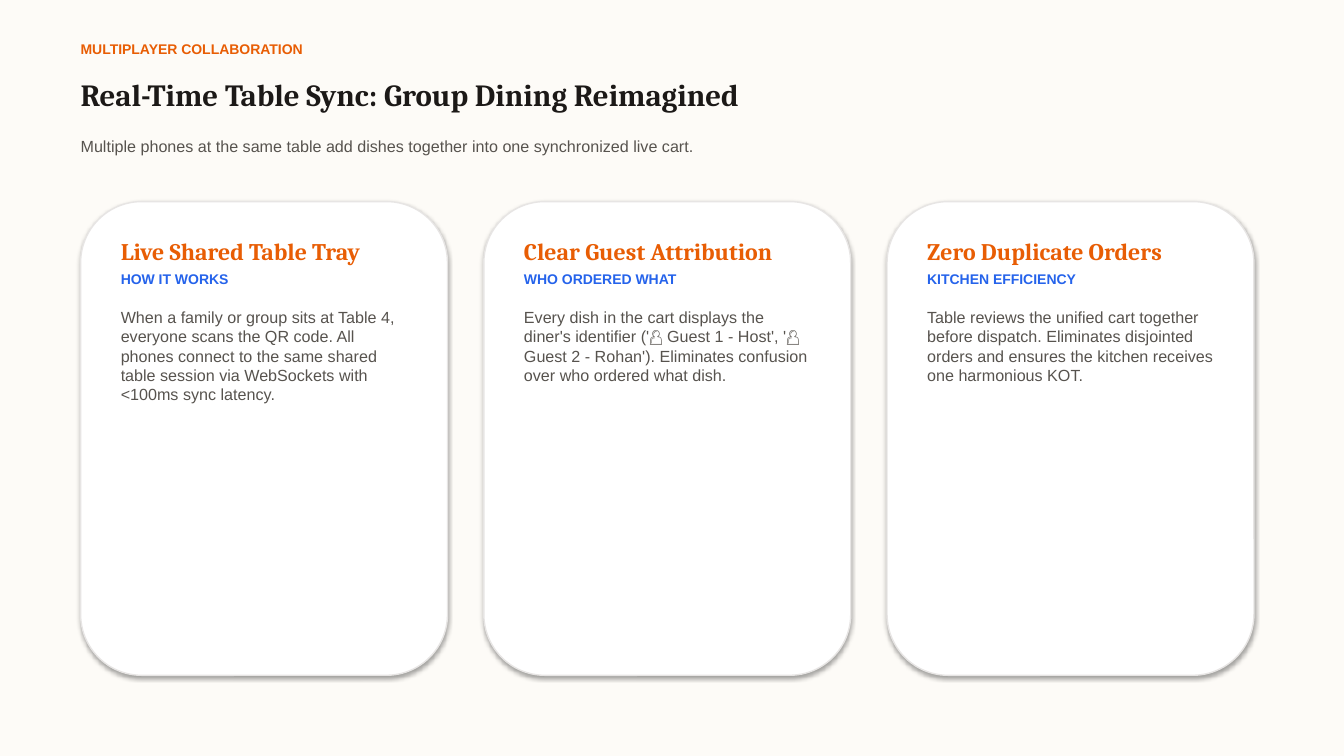
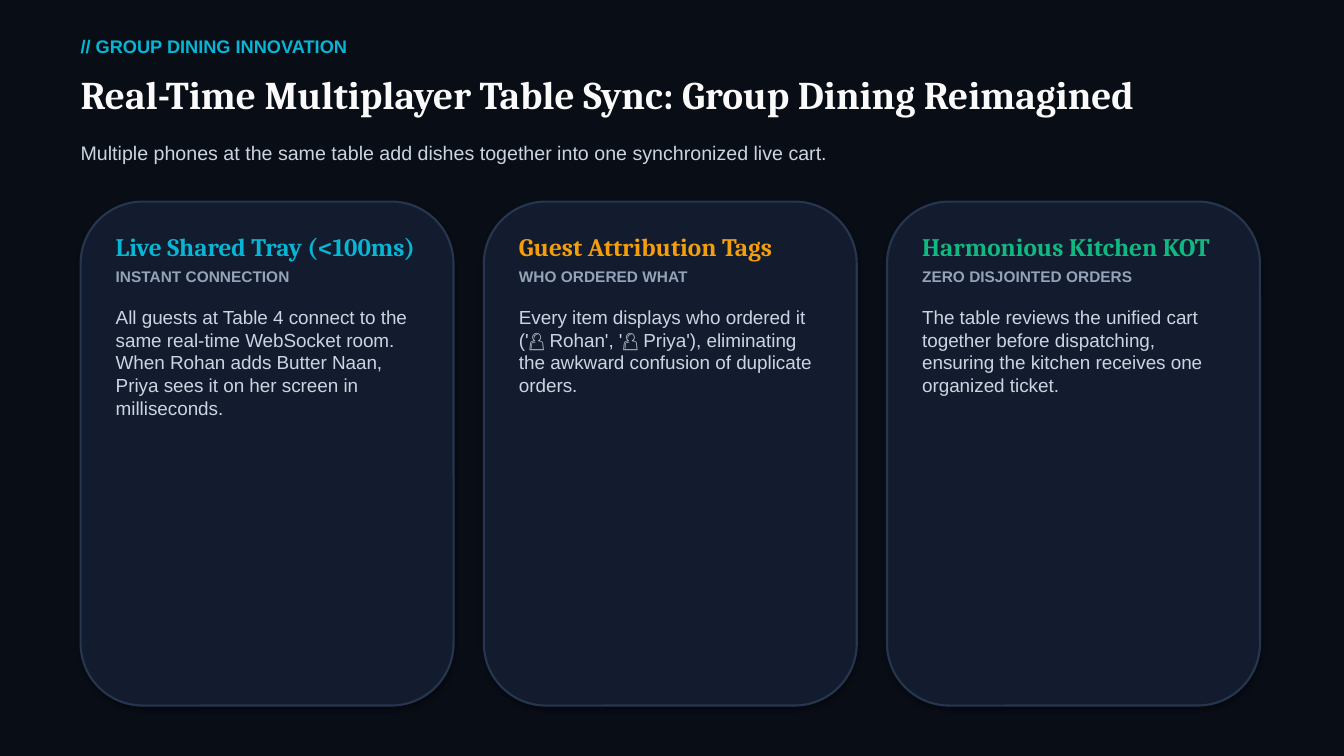
Before and after one commit to Stgtrgjrccx/menuz, a slide deck: slide 5 of public/menuz_executive_pitch_deck.pptx (slide 4 before the commit). Drawn at 1344x756 pixels with LibreOffice and Linux fonts; fonts in the diff are those of the drawing. Boxes give left, top, right and bottom in pixels: in the first picture for what was removed or moved away, otherwise in the second. Text is boxed around its words. In the diff, an @@ line names an element or a change of style, - is before the commit and + after.

```diff
--- a/public/menuz_executive_pitch_deck.pptx
+++ b/public/menuz_executive_pitch_deck.pptx
@@ rectangle at [0, 0, 1344, 756]: fill #FDFBF7 to #090D16 @@
@@ text removed at [81, 44, 302, 54] @@
-MULTIPLAYER COLLABORATION
@@ text added at [96, 40, 347, 53], 13 pt, text #06B6D4, bold @@
+// GROUP DINING INNOVATION
@@ text at [81, 81, 1134, 118]: text changed; size 22 to 28 pt; text colour #1C1917 to #FAFAFA @@
-Real-Time Table Sync: Group Dining Reimagined
+Real-Time Multiplayer Table Sync: Group Dining Reimagined
@@ text "Multiple phones at the same ..." at [81, 145, 827, 164]: size 11.5 to 14 pt, text colour #57534E to #CBD5E1 @@
@@ rounded rectangle: place and size @@
-rounded rectangle at [81, 202, 448, 676]
+rounded rectangle at [81, 202, 454, 706]
@@ fill #FFFFFF to #131C2E; outline #E7E5E4 1 pt to #27364F 1.5 pt in 3 elements at [81, 202, 454, 706], [887, 202, 1260, 706], [484, 202, 857, 706] @@
@@ rounded rectangle: place and size @@
-rounded rectangle at [484, 202, 851, 676]
+rounded rectangle at [484, 202, 857, 706]
@@ rounded rectangle: place and size @@
-rounded rectangle at [887, 202, 1254, 676]
+rounded rectangle at [887, 202, 1260, 706]
@@ text at [116, 238, 414, 415]: text changed; size 11.5 to 13.5 pt; text colour #57534E to #CBD5E1 @@
-Live Shared Table Tray
-HOW IT WORKS
-When a family or group sits at Table 4, everyone scans the QR code. All phones connect to the same shared table session via WebSockets with <100ms sync latency.
+Live Shared Tray (<100ms)
+INSTANT CONNECTION
+All guests at Table 4 connect to the same real-time WebSocket room. When Rohan adds Butter Naan, Priya sees it on her screen in milliseconds.
@@ text at [519, 238, 772, 262]: text changed; size 17 to 18 pt; text colour #E85D04 to #F59E0B @@
-Clear Guest Attribution
+Guest Attribution Tags
@@ text at [922, 238, 1210, 396]: text changed; size 11.5 to 13.5 pt; text colour #57534E to #CBD5E1 @@
-Zero Duplicate Orders
-KITCHEN EFFICIENCY
-Table reviews the unified cart together before dispatch. Eliminates disjointed orders and ensures the kitchen receives one harmonious KOT.
+Harmonious Kitchen KOT
+ZERO DISJOINTED ORDERS
+The table reviews the unified cart together before dispatching, ensuring the kitchen receives one organized ticket.
@@ text at [519, 271, 687, 282]: size 10 to 11 pt, text colour #2563EB to #94A3B8 in "WHO ORDERED WHAT" @@
@@ text at [519, 310, 811, 392]: text changed; size 11.5 to 13.5 pt; text colour #57534E to #CBD5E1 @@
-Every dish in the cart displays the diner's identifier ('👤 Guest 1 - Host', '👤 Guest 2 - Rohan'). Eliminates confusion over who ordered what dish.
+Every item displays who ordered it ('👤 Rohan', '👤 Priya'), eliminating the awkward confusion of duplicate orders.
```
Also in this commit, not shown: 9 other slides changed, 8 slides added, 6 slides removed, 7 other files.
